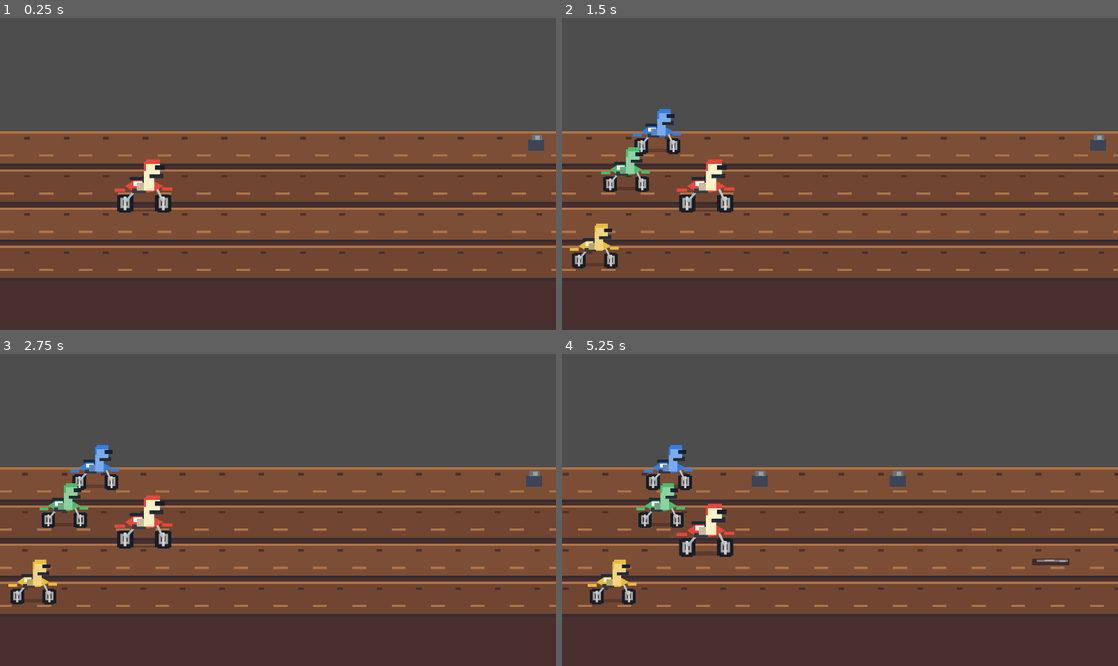
Above: before the commit, frames 1-4 (two rows, left to right).
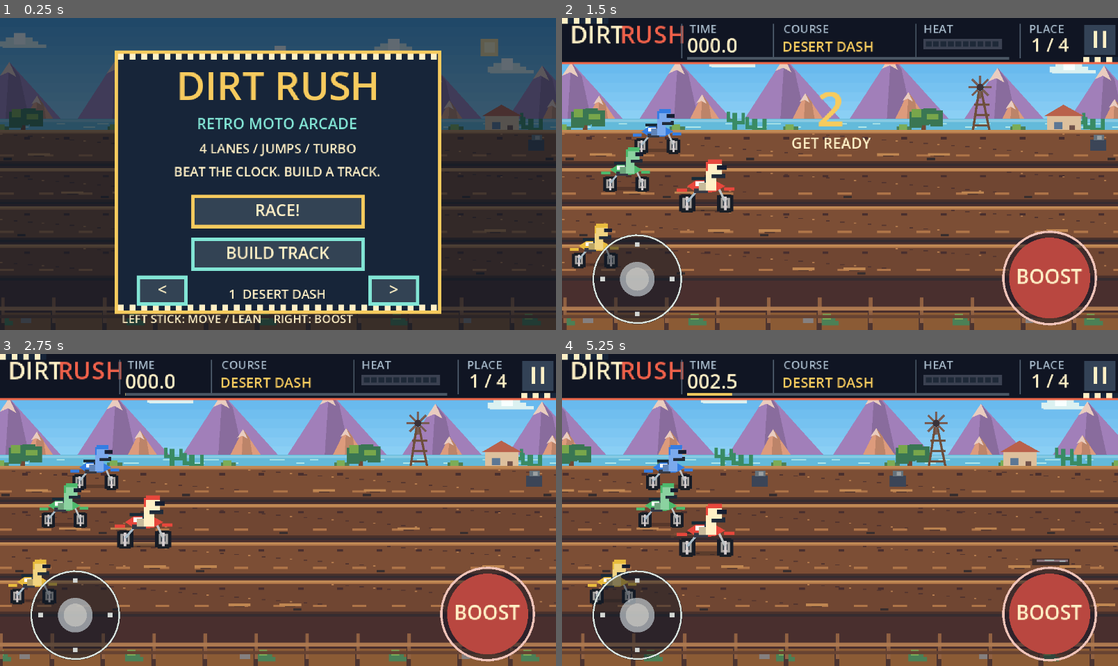
Above: after the commit, the same moments.

Repository: jtripppiie/android-game
Game: Godot game, scene res://scenes/game.tscn
Two runs of this game, one before a commit and one after it. Both use one fixed random seed, a clock stepped at 60 frames per second and the inputs below.
Inputs (mouse positions are in pixels of both pictures, inside the frame that each line leads up to):
- Up to frame 1 (0.25 s): no input
- Up to frame 2 (1.5 s): tap Enter at 0.5 s; move the mouse to (962, 158) at 0.52 s; hold D (move_right) 0.53-1.25 s; hold Space (boost) 0.53-1.25 s; click (962, 158) at 0.67 s; drag from (728, 189) to (812, 236) at 1.27 s
- Up to frame 3 (2.75 s): tap Enter at 2 s; move the mouse to (333, 441) at 2.02 s; hold D (move_right) from 2.03 s (still down); tap Z at 2.1 s
- Up to frame 4 (5.25 s): release D (move_right) at 2.75 s; drag from (812, 572) to (673, 463) at 2.77 s; move the mouse to (1006, 556) at 3.52 s; hold A (move_left) 3.53-4.25 s; tap 2 at 3.6 s; drag from (673, 463) to (756, 432) at 4.27 s; move the mouse to (867, 510) at 5.02 s; hold S (move_down) from 5.03 s (still down); tap 4 at 5.1 s; click (867, 510) at 5.17 s

The runs differ from the first frame. In frame 1, 92% of the frame differs, in the area x 0-100%, y 0-100%; in frame 2, 53%; in frame 3, 53%; in frame 4, 53%.
Error before the commit: Parse Error: Invalid operands "int" and "bool" for "+" operator. (res://scripts/retro_scenery.gd:34)

Commit message:
Fix strict Godot GDScript type in pixel scenery

Diff:
--- a/scripts/retro_scenery.gd
+++ b/scripts/retro_scenery.gd
@@ -31,7 +31,7 @@
         for i in range(34):
             var x := float((i * 71 + 13) % 478)
             var y := float((i * 31 + 6) % 66)
-            c.draw_rect(Rect2(x, y, 1 + (i % 3 == 0), 1), Color("#f2eef0"))
+            c.draw_rect(Rect2(x, y, 1 + int(i % 3 == 0), 1), Color("#f2eef0"))
     else:
         var sun_x := 415.0 - fposmod(scroll * 0.025, 190.0)
         c.draw_rect(Rect2(sun_x, 18, 15, 15), Color("#f6db98"))
